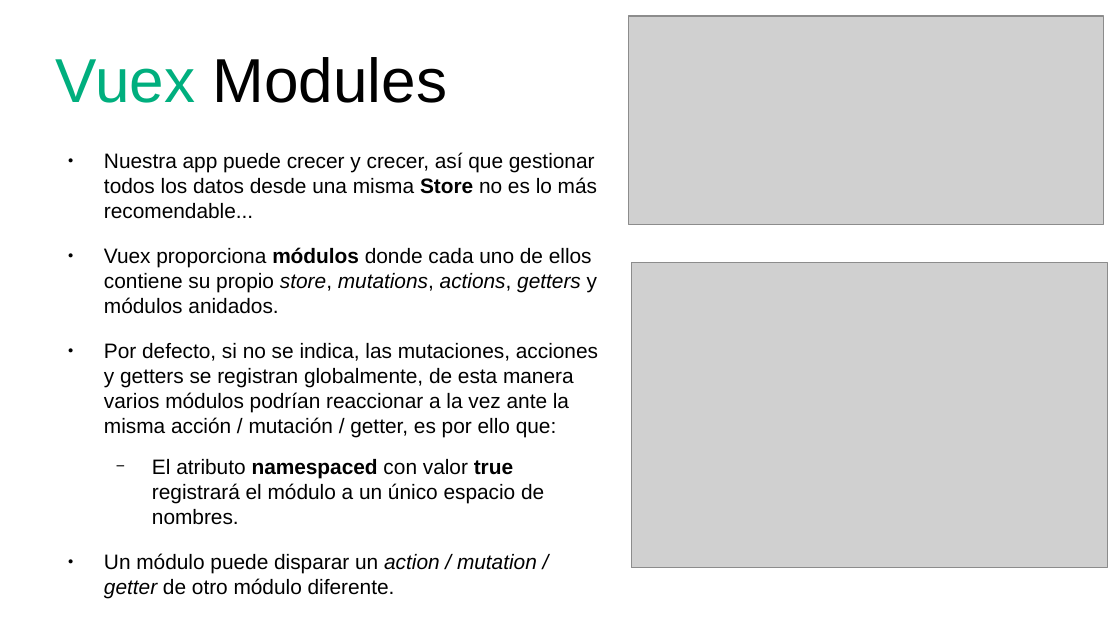
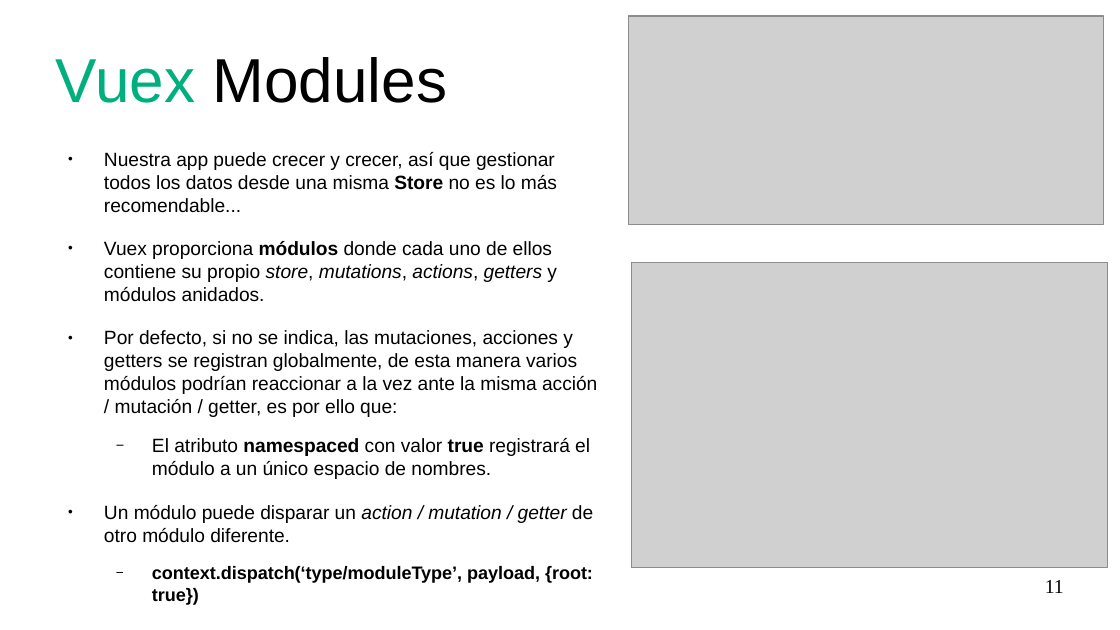
Before and after one commit to xino1010/vue-nest-arduino, a slide deck: slide 11 of presentacion/presentacion.odp. Drawn at 1120x630 pixels with LibreOffice and Linux fonts; fonts in the diff are those of the drawing; grey boxes stand for pictures. Boxes give left, top, right and bottom in pixels: in the first picture for what was removed or moved away, otherwise in the second. Text is boxed around its words. In the diff, an @@ line names an element or a change of style, - is before the commit and + after.

```diff
--- a/presentacion/presentacion.odp
+++ b/presentacion/presentacion.odp
@@ text at box(104, 152, 597, 523): paragraph added @@
+  − context.dispatch(‘type/moduleType’, payload, {root: true})
@@ text at box(104, 152, 597, 523): size 14.8 to 13.6 pt @@
@@ page number added at box(1045, 580, 1064, 593), 14 pt, text #000000 @@
+11
```
Also in this commit, not shown: 13 other slides changed, 2 slides added, 1 slide removed, 9 other files.
